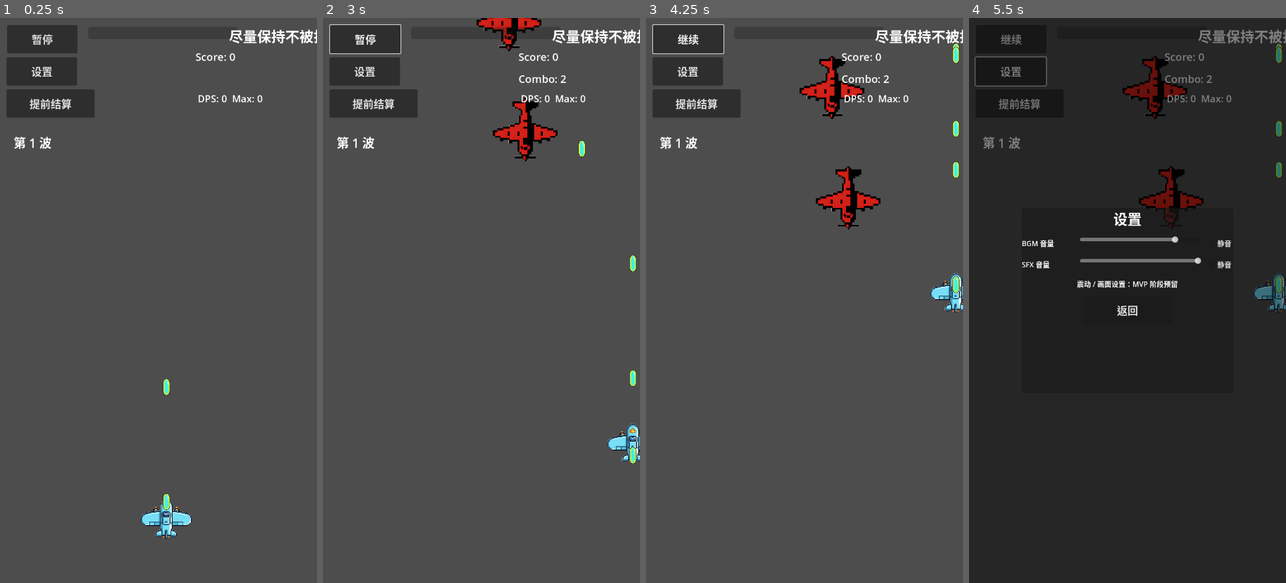
Above: before the commit, frames 1-4 (left to right).
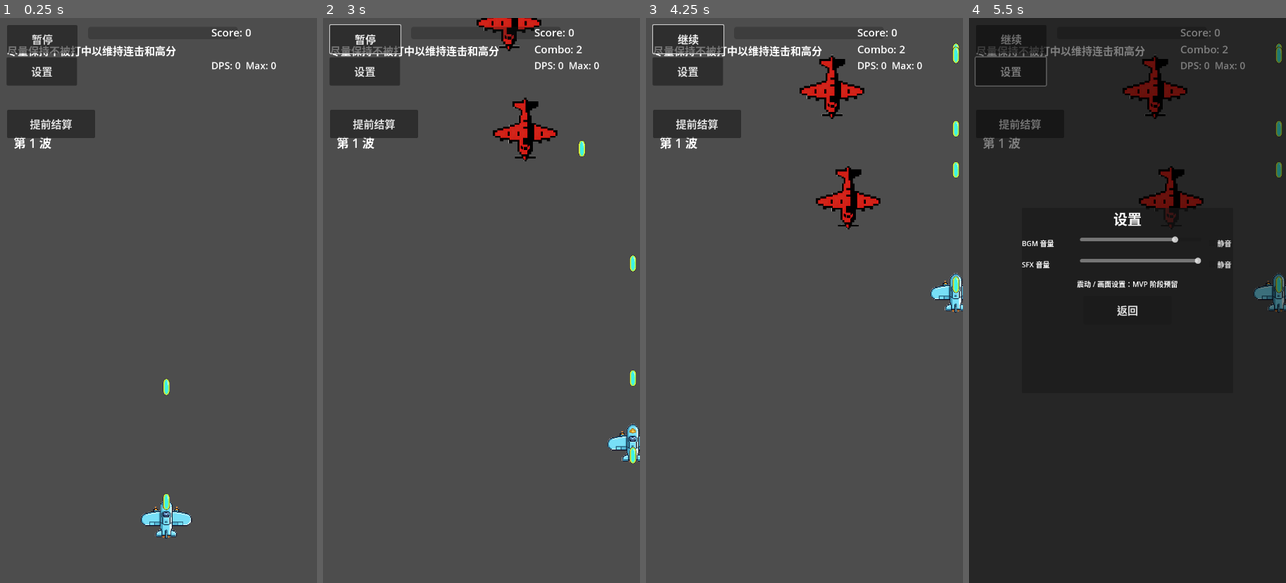
Above: after the commit, the same moments.

Repository: qingzhixing/plane-war
Game: Godot game, scene res://scenes/Main.tscn
Same seed, same stepped clock (60 frames per second), same inputs: the game is played once before the commit and once after it. Sound files missing from this copy of the repository are replaced by a short silence.
Inputs (mouse positions are in pixels of both pictures, inside the frame that each line leads up to):
- Up to frame 1 (0.25 s): no input
- Up to frame 2 (3 s): click "暂停" at 0.5 s; click "继续" at 1.25 s; tap Enter at 2 s; move the mouse to (551, 272) at 2.02 s; hold D 2.03-2.75 s; tap P at 2.1 s; click (551, 272) at 2.17 s; drag from (418, 328) to (525, 102) at 2.77 s
- Up to frame 3 (4.25 s): move the mouse to (836, 176) at 3.52 s; hold D from 3.53 s (still down); tap P at 3.6 s
- Up to frame 4 (5.5 s): release D at 4.25 s; click "设置" at 4.25 s; click "提前结算" at 5 s

The runs differ from the first frame. In frame 1, 3.2% of the frame differs, in the area x 2-100%, y 1-22%; in frame 2, 3.4%; in frame 3, 3.4%; in frame 4, 1.6%.

Commit message:
🎨 UI: 移除HP字样并用VBox重排HUD
Made-with: Cursor

Diff:
--- a/scenes/Main.tscn
+++ b/scenes/Main.tscn
@@ -60,13 +60,13 @@
 
 [node name="InfoLabel" type="Label" parent="HUD/Root"]
 layout_mode = 0
-offset_left = 520.0
-offset_top = 16.0
-offset_right = 685.0
-offset_bottom = 52.0
-theme_override_font_sizes/font_size = 32
-text = "HP: 5"
-horizontal_alignment = 2
+offset_left = 16.0
+offset_top = 56.0
+offset_right = 400.0
+offset_bottom = 88.0
+theme_override_font_sizes/font_size = 24
+text = "尽量保持不被打中以维持连击和高分"
+horizontal_alignment = 0
 
 [node name="PauseButton" type="Button" parent="HUD/Root"]
 custom_minimum_size = Vector2(160, 64)
@@ -86,40 +86,35 @@
 theme_override_font_sizes/font_size = 24
 text = "设置"
 
-[node name="ScoreLabel" type="Label" parent="HUD/Root"]
+[node name="TopRightVBox" type="VBoxContainer" parent="HUD/Root"]
 layout_mode = 0
-offset_left = 444.0
-offset_top = 71.0
-offset_right = 688.0
-offset_bottom = 105.0
+offset_left = 480.0
+offset_top = 16.0
+offset_right = 720.0
+offset_bottom = 220.0
+
+[node name="ScoreLabel" type="Label" parent="HUD/Root/TopRightVBox"]
+layout_mode = 2
 theme_override_font_sizes/font_size = 24
 text = "Score: 0"
 
-[node name="ComboLabel" type="Label" parent="HUD/Root"]
-layout_mode = 0
-offset_left = 444.0
-offset_top = 121.0
-offset_right = 684.0
-offset_bottom = 155.0
+[node name="ComboLabel" type="Label" parent="HUD/Root/TopRightVBox"]
+layout_mode = 2
 theme_override_font_sizes/font_size = 24
-text = "Combo Placehold"
+text = ""
 
-[node name="DpsLabel" type="Label" parent="HUD/Root"]
-layout_mode = 0
-offset_left = 449.0
-offset_top = 167.0
-offset_right = 953.0
-offset_bottom = 199.0
+[node name="DpsLabel" type="Label" parent="HUD/Root/TopRightVBox"]
+layout_mode = 2
 theme_override_font_sizes/font_size = 22
 text = "DPS: 0  Max: 0"
 
 [node name="EndRunButton" type="Button" parent="HUD/Root"]
 custom_minimum_size = Vector2(200, 64)
 layout_mode = 0
-offset_left = 15.0
-offset_top = 162.0
-offset_right = 215.0
-offset_bottom = 226.0
+offset_left = 16.0
+offset_top = 208.0
+offset_right = 216.0
+offset_bottom = 272.0
 theme_override_font_sizes/font_size = 24
 text = "提前结算"
 
--- a/scripts/hud.gd
+++ b/scripts/hud.gd
@@ -22,21 +22,24 @@
 
 	# 顶部提示标签：推荐在场景中将原 HpLabel 重命名为 InfoLabel
 	_info_label = $Root.get_node_or_null("InfoLabel")
-	if _info_label == null:
-		_info_label = $Root.get_node_or_null("HpLabel")
 	if _info_label != null:
 		_info_label.mouse_filter = Control.MOUSE_FILTER_IGNORE
 
 	# 分数 / 连击 / DPS 标签（从场景中获取，不再动态创建）
-	_score_label = $Root.get_node_or_null("ScoreLabel")
+	var top_right := $Root.get_node_or_null("TopRightVBox")
+	if top_right is VBoxContainer:
+		_score_label = top_right.get_node_or_null("ScoreLabel")
+		_combo_label = top_right.get_node_or_null("ComboLabel")
+		_dps_label = top_right.get_node_or_null("DpsLabel")
+	else:
+		_score_label = $Root.get_node_or_null("ScoreLabel")
+		_combo_label = $Root.get_node_or_null("ComboLabel")
+		_dps_label = $Root.get_node_or_null("DpsLabel")
+
 	if _score_label != null:
 		_score_label.mouse_filter = Control.MOUSE_FILTER_IGNORE
-
-	_combo_label = $Root.get_node_or_null("ComboLabel")
 	if _combo_label != null:
 		_combo_label.mouse_filter = Control.MOUSE_FILTER_IGNORE
-
-	_dps_label = $Root.get_node_or_null("DpsLabel")
 	if _dps_label != null:
 		_dps_label.mouse_filter = Control.MOUSE_FILTER_IGNORE
 
